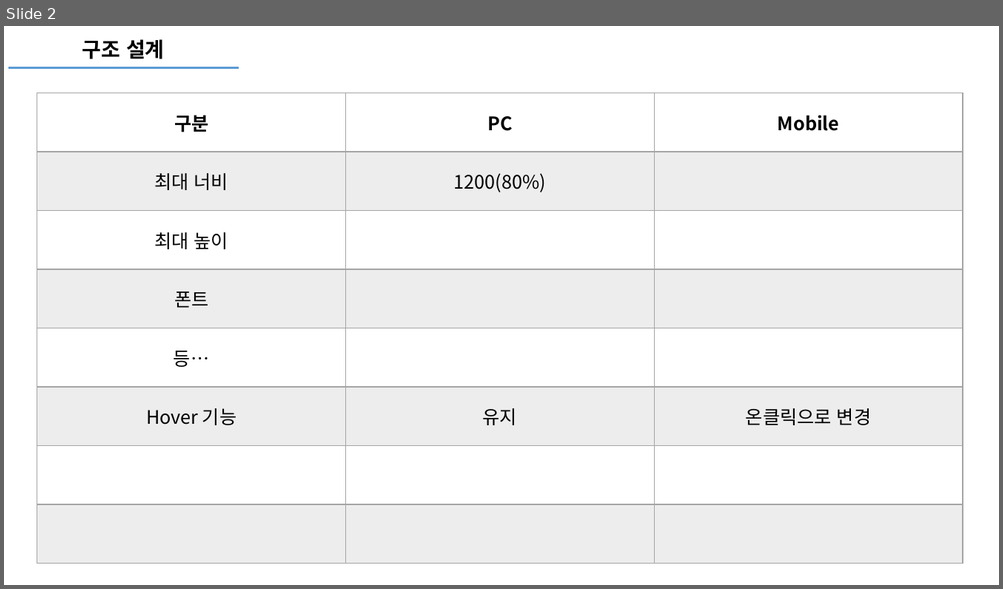
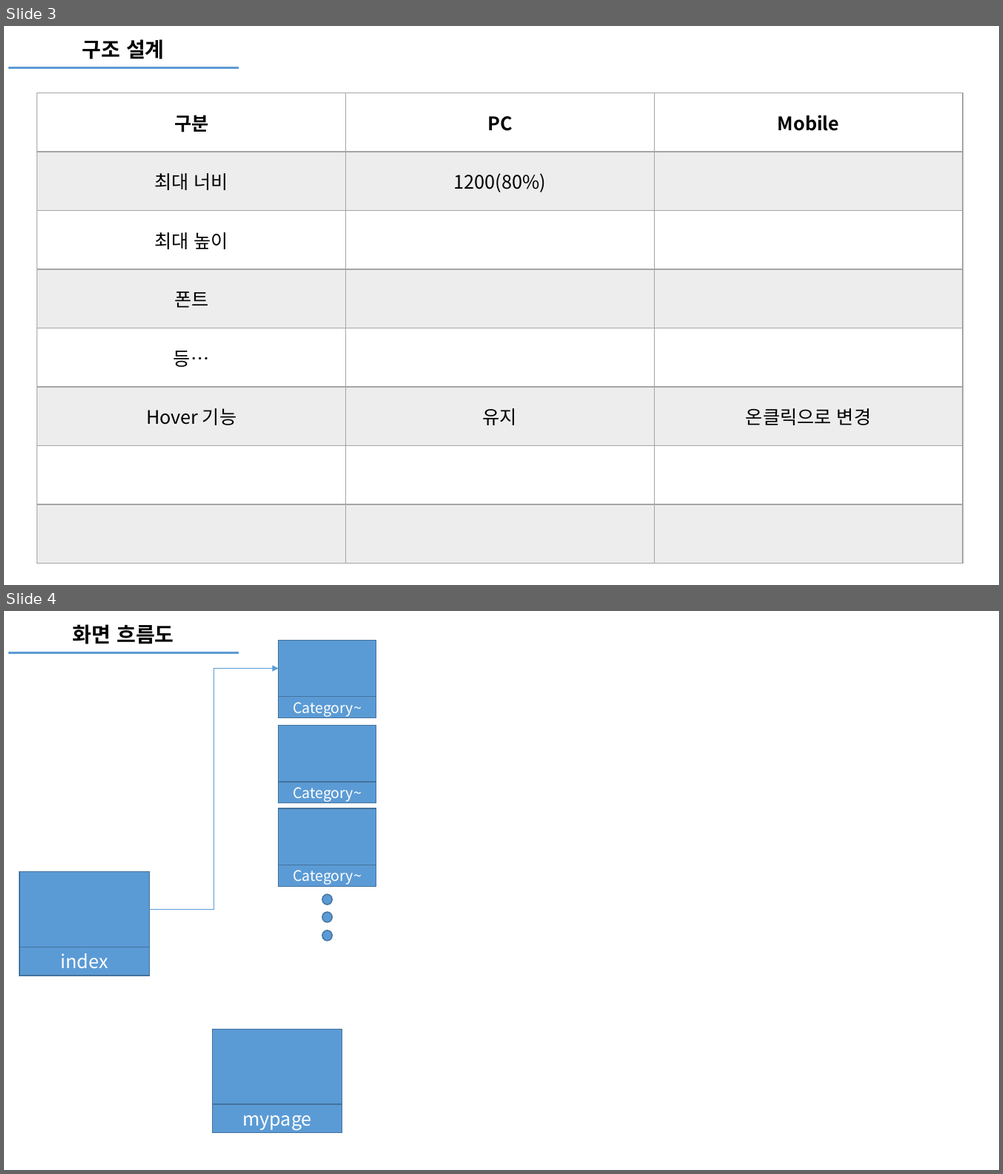
Before and after one commit to mygorithm2020/BookmarkProject, a slide deck: bookmark.pptx. Shown one above the other, each under a label of ours: slide 2 before the commit, slides 3 and 4 after it. The pictures are 1003x589 and 1003x1174 pixels, drawn with LibreOffice and Linux fonts; fonts in the diff are those of the drawing. Boxes give left, top, right and bottom in pixels: in the first picture for what was removed or moved away, otherwise in the second. Text is boxed around its words. In the diff, an @@ line names an element or a change of style, - is before the commit and + after.

```diff
--- a/bookmark.pptx
+++ b/bookmark.pptx
@@ slide 4 added at bbox=[4, 611, 999, 1170], background #FFFFFF @@
@@ text added at bbox=[73, 624, 173, 644], 20 pt, text #000000, bold @@
+화면 흐름도
@@ line added from (8, 652) to (239, 652), #5B9BD5 2.25 pt @@
@@ rectangle added at bbox=[279, 640, 376, 697], fill #5B9BD5, outline #43739E 1 pt @@
@@ elbow arrow added from (150, 910) to (279, 669), #5B9BD5 0.5 pt @@
@@ rectangle added at bbox=[279, 697, 376, 718], fill #5B9BD5, outline #43739E 1 pt, 14 pt, text #FFFFFF @@
+Category~
@@ rectangle added at bbox=[279, 725, 376, 782], fill #5B9BD5, outline #43739E 1 pt @@
@@ rectangle added at bbox=[279, 782, 376, 803], fill #5B9BD5, outline #43739E 1 pt, 14 pt, text #FFFFFF @@
+Category~
@@ rectangle added at bbox=[279, 809, 376, 866], fill #5B9BD5, outline #43739E 1 pt @@
@@ rectangle added at bbox=[20, 872, 150, 948], fill #5B9BD5, outline #43739E 1 pt @@
@@ rectangle added at bbox=[279, 866, 376, 887], fill #5B9BD5, outline #43739E 1 pt, 14 pt, text #FFFFFF @@
+Category~
@@ ellipse added at bbox=[322, 894, 332, 905], fill #5B9BD5, outline #43739E 1 pt @@
@@ ellipse added at bbox=[322, 912, 332, 923], fill #5B9BD5, outline #43739E 1 pt @@
@@ ellipse added at bbox=[322, 931, 332, 941], fill #5B9BD5, outline #43739E 1 pt @@
@@ rectangle added at bbox=[20, 948, 150, 976], fill #5B9BD5, outline #43739E 1 pt, 18 pt, text #FFFFFF @@
+index
@@ rectangle added at bbox=[212, 1030, 342, 1105], fill #5B9BD5, outline #43739E 1 pt @@
@@ rectangle added at bbox=[212, 1105, 342, 1133], fill #5B9BD5, outline #43739E 1 pt, 18 pt, text #FFFFFF @@
+mypage
@@ what was slide 2 is now slide 3 @@
```
Also in this commit, not shown: 1 slide changed, 3 other slides added, 20 other files.
